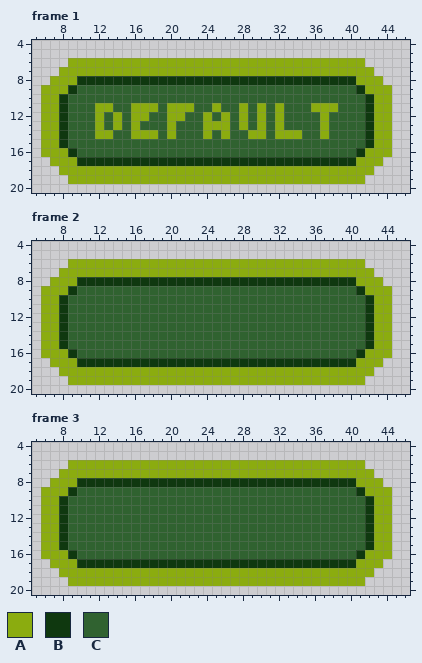
Pixel-art file -- assets/Button.aseprite. This is how it looked before the edit.
51x26 pixels, 3 frames. Shown: frame 1: x 5..46, y 4..20; frame 2: x 5..46, y 4..20; frame 3: x 5..46, y 4..20.
Palette (. is transparent): A #8bac0f  B #0f380f  C #306230
New version:
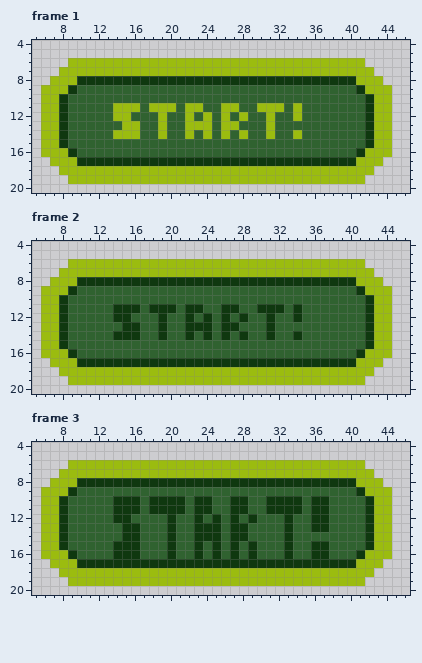
What changed:
layer "Start" added
layer "Default" now hidden
Colour A changes from #8bac0f to #9bbc0f.
Frame 1:
The edit turns colour C into colour A in row 11 at x 14 to 15, 19, 23, 26 to 27, 31 and 34; in row 12 at x 15, 19, 22, 31 and 34; in row 13 at x 15, 19, 22 to 23, 27 and 31; in row 14 at x 14 to 15, 19, 22, 28 and 31.
The edit turns colour A into colour C in row 11 at x 12 to 13, 17, 21, 25, 28 and 36 to 38; in row 12 at x 12, 16 to 17, 20 to 21, 30, 32 and 37; in row 13 at x 12, 14, 20, 25, 28, 30, 32 and 37; in row 14 at x 12 to 13, 17 to 18, 20, 29 to 30, 32 to 33 and 37.
Frame 2:
The edit turns colour C into colour B in row 11 at x 14 to 16, 18 to 20, 22 to 23, 26 to 27, 30 to 32 and 34; in row 12 at x 14 to 15, 19, 22, 24, 26, 28, 31 and 34; in row 13 at x 15 to 16, 19, 22 to 24, 26 to 27 and 31; in row 14 at x 14 to 16, 19, 22, 24, 26, 28, 31 and 34.
Frame 3:
The edit turns colour C into colour B in rows 10 to 11 at x 14 to 16, 18 to 21, 23 to 24, 27 to 28, 31 to 34 and 36 to 37; in row 12 at x 14 to 15, 20, 23, 25, 27, 29, 33 and 36 to 37; in row 13 at x 15 to 16, 20, 23 to 25, 27 to 28, 33 and 36 to 37; in row 14 at x 15 to 16, 20, 23 to 25, 27 to 28 and 33; in rows 15 to 16 at x 14 to 16, 20, 23, 25, 27, 29, 33 and 36 to 37.
Changed places in both pictures, as pixel boxes (x1, y1, x2, y2):
changed: (41, 58, 392, 184)
changed: (41, 259, 392, 385)
changed: (41, 460, 392, 586)
